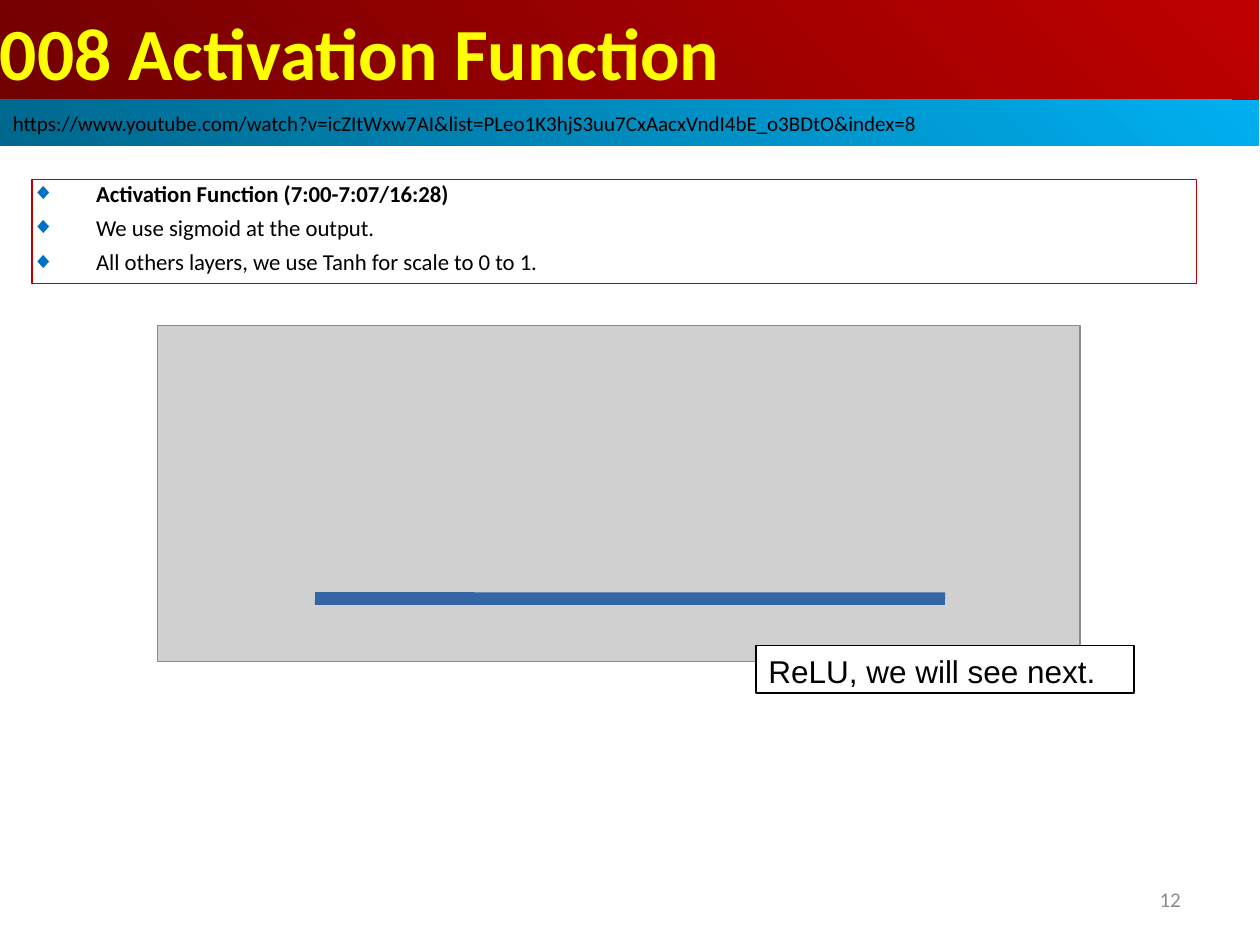
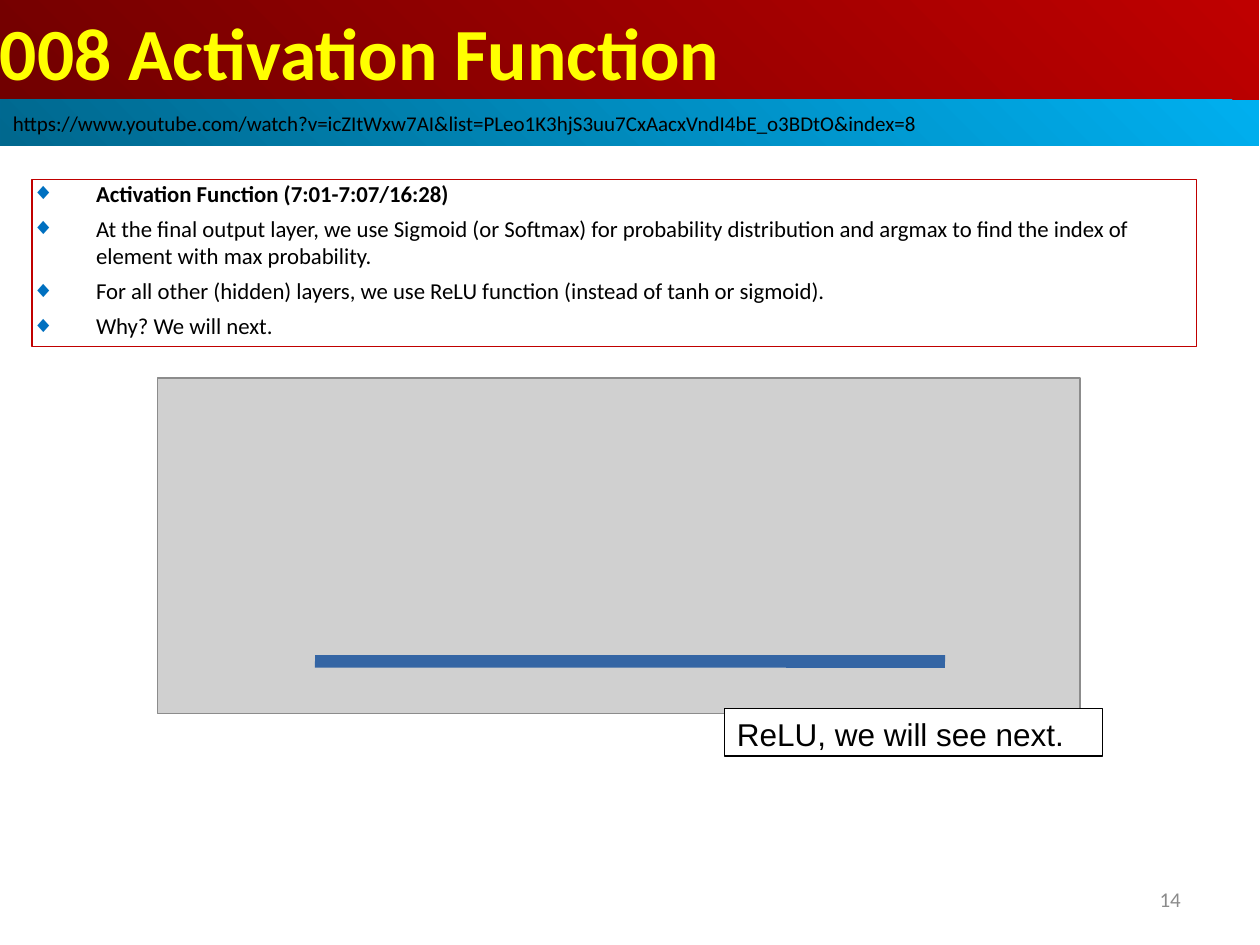
Before and after one commit to peterhchen/AIU_CS512_DL, a slide deck: slide 14 of 000_Lecture_Project/week02/01_Lecture/08_Act_Func.ppt (slide 12 before the commit). Drawn at 1260x945 pixels with LibreOffice and Linux fonts; fonts in the diff are those of the drawing; grey boxes stand for pictures. Boxes give left, top, right and bottom in pixels: in the first picture for what was removed or moved away, otherwise in the second. Text is boxed around its words. In the diff, an @@ line names an element or a change of style, - is before the commit and + after.

```diff
--- a/000_Lecture_Project/week02/01_Lecture/08_Act_Func.ppt
+++ b/000_Lecture_Project/week02/01_Lecture/08_Act_Func.ppt
@@ rectangle "Activation Function (7:01-7:07/16:28)": place and size @@
-rectangle "Activation Function (7:01-7:07/16:28)" at (32, 179, 1196, 284)
+rectangle "Activation Function (7:01-7:07/16:28)" at (32, 179, 1196, 346)
@@ text in rectangle at (96, 185, 1128, 338): text changed @@
-◆ Activation Function (7:00-7:07/16:28)
-◆ We use sigmoid at the output.
-◆ All others layers, we use Tanh for scale to 0 to 1.
+◆ Activation Function (7:01-7:07/16:28)
+◆ At the final output layer, we use Sigmoid (or Softmax) for probability distribution and argmax to find the index of element with max probability.
+◆ For all other (hidden) layers, we use ReLU function (instead of tanh or sigmoid).
+◆ Why? We will next.
@@ picture: place and size @@
-picture at (158, 325, 1080, 660)
+picture at (158, 378, 1080, 713)
@@ line moved from (315, 598) - (945, 598) to (315, 662) - (945, 662) @@
@@ rectangle "ReLU, we will see next.": place and size @@
-rectangle "ReLU, we will see next." at (756, 645, 1134, 693)
+rectangle "ReLU, we will see next." at (724, 708, 1102, 756)
@@ page number at (1160, 893, 1181, 907): text changed @@
-12
+14
```
Also in this commit, not shown: 15 other slides changed, 2 slides added, 1 other file.
